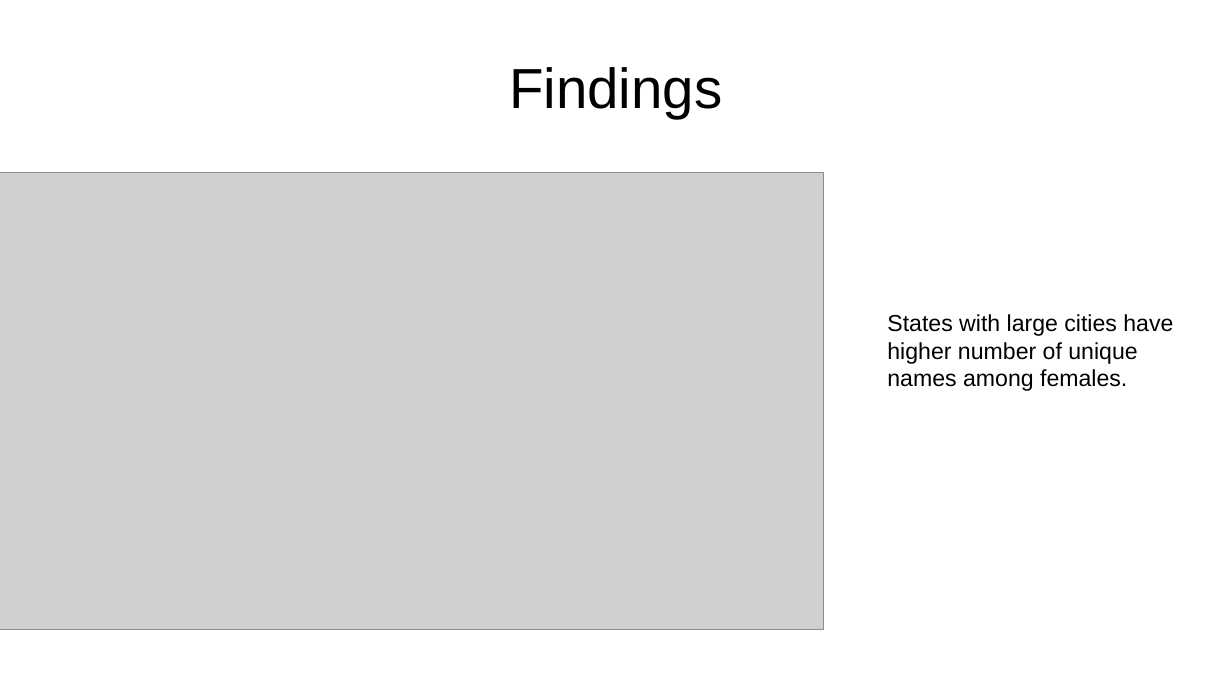
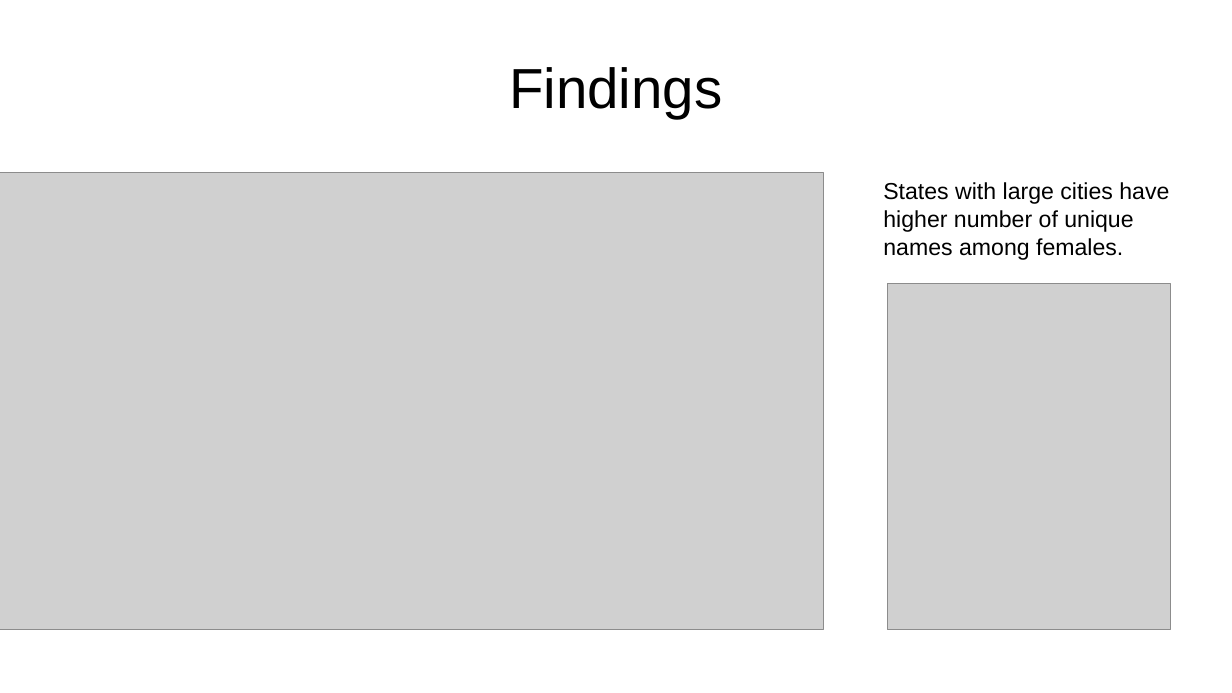
Before and after one commit to GizemYP/columbia_group_project, a slide deck: slide 13 of Presentation_What drives parent’s decisions when choosing a name.pptx. Drawn at 1232x693 pixels with LibreOffice and Linux fonts; fonts in the diff are those of the drawing; grey boxes stand for pictures; background and template pictures are left out. Boxes give left, top, right and bottom in pixels: in the first picture for what was removed or moved away, otherwise in the second. Text is boxed around its words. In the diff, an @@ line names an element or a change of style, - is before the commit and + after.

```diff
--- a/Presentation_What drives parent’s decisions when choosing a name.pptx
+++ b/Presentation_What drives parent’s decisions when choosing a name.pptx
@@ text "States with large cities have ...": place and size @@
-text "States with large cities have ..." at bbox=[887, 314, 1173, 391]
+text "States with large cities have ..." at bbox=[883, 182, 1169, 260]
@@ picture added at bbox=[887, 284, 1170, 630] @@
```
Also in this commit, not shown: 1 other slide changed, 2 other files.
